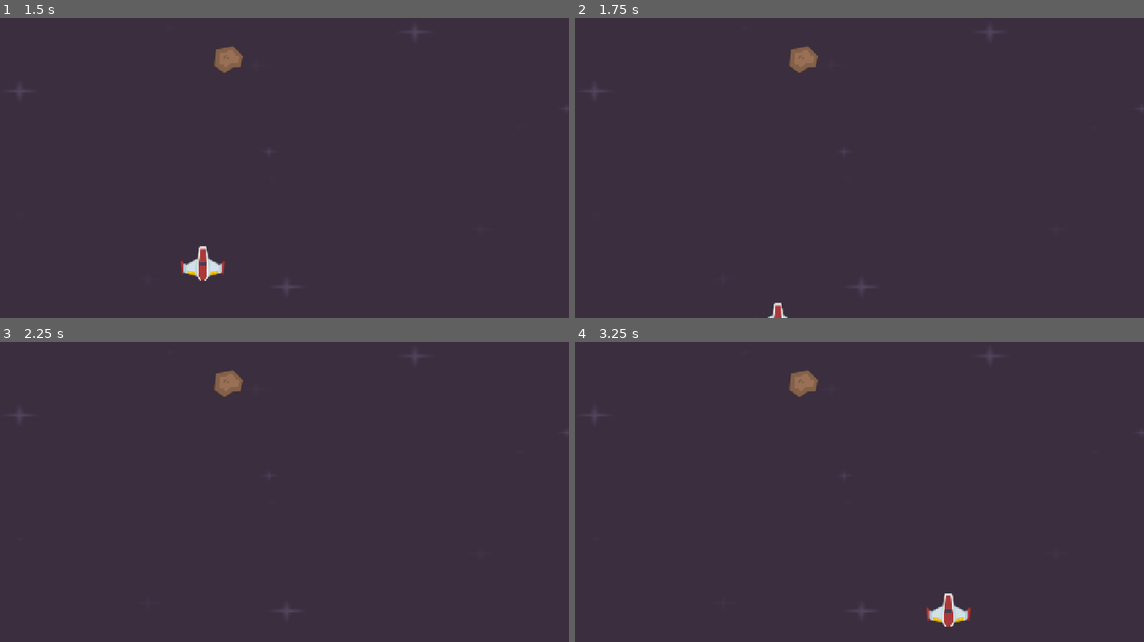
Above: before the commit, frames 1-4 (two rows, left to right).
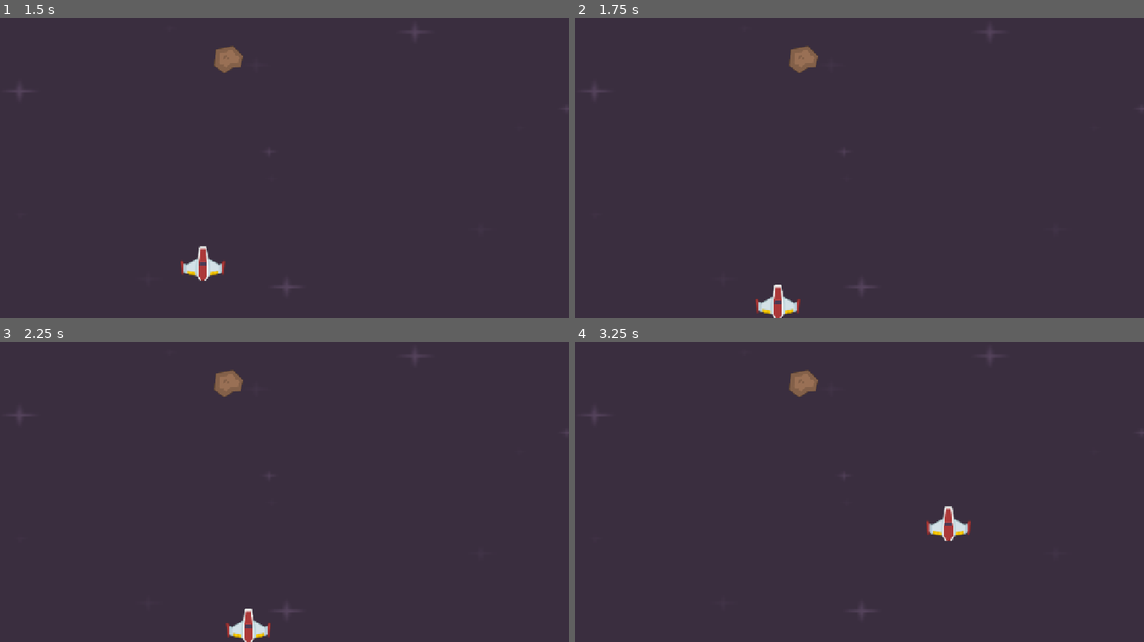
Above: after the commit, the same moments.

Repository: ORGinalBIbEK/space-shooter
Game: Godot game, scene res://scenes/level.tscn
Same seed, same stepped clock (60 frames per second), same inputs: the game is played once before the commit and once after it.
Inputs:
- Up to frame 1 (1.5 s): tap Enter at 0.5 s; hold Right (right) 0.53-1.28 s; hold Down (down) from 1.28 s (still down)
- Up to frame 2 (1.75 s): keep holding Down (down)
- Up to frame 3 (2.25 s): release Down (down) at 2.03 s; hold Right (right) from 2.03 s (still down)
- Up to frame 4 (3.25 s): release Right (right) at 2.78 s; hold Up (up) from 2.78 s (still down)

Frame 1 is identical in both runs. In frame 2, 0.4% of the frame differs, in the area x 31-40%, y 88-100%; in frame 3, 0.4%; in frame 4, 0.9%, in the area x 61-70%, y 54-95%.

Commit message:
setting up boundry in 4 region

Diff:
--- a/scenes/level.tscn
+++ b/scenes/level.tscn
@@ -7,6 +7,9 @@
 [sub_resource type="RectangleShape2D" id="RectangleShape2D_60jjh"]
 size = Vector2(119, 720)
 
+[sub_resource type="RectangleShape2D" id="RectangleShape2D_w8frs"]
+size = Vector2(1518, 95)
+
 [node name="Level" type="Node2D" unique_id=2099845822]
 
 [node name="bg" type="Sprite2D" parent="." unique_id=1034622610]
@@ -15,7 +18,7 @@
 texture = ExtResource("1_w8frs")
 
 [node name="Player" parent="." unique_id=442333348 instance=ExtResource("1_2q6dc")]
-position = Vector2(0, -13)
+position = Vector2(574, 378)
 
 [node name="Meteor" parent="." unique_id=164773529 instance=ExtResource("3_mx8sn")]
 position = Vector2(529, 145)
@@ -25,5 +28,23 @@
 [node name="StaticBody2D" type="StaticBody2D" parent="Borders" unique_id=1238833708]
 
 [node name="CollisionShape2D" type="CollisionShape2D" parent="Borders/StaticBody2D" unique_id=2007143442]
-position = Vector2(1229, 357)
+position = Vector2(1342, 359)
 shape = SubResource("RectangleShape2D_60jjh")
+
+[node name="StaticBody2D2" type="StaticBody2D" parent="Borders" unique_id=894559557]
+
+[node name="CollisionShape2D" type="CollisionShape2D" parent="Borders/StaticBody2D2" unique_id=1089427313]
+position = Vector2(-61, 359)
+shape = SubResource("RectangleShape2D_60jjh")
+
+[node name="StaticBody2D3" type="StaticBody2D" parent="Borders" unique_id=1057913448]
+
+[node name="CollisionShape2D" type="CollisionShape2D" parent="Borders/StaticBody2D3" unique_id=431994594]
+position = Vector2(642, -47.5)
+shape = SubResource("RectangleShape2D_w8frs")
+
+[node name="StaticBody2D4" type="StaticBody2D" parent="Borders" unique_id=1746773103]
+
+[node name="CollisionShape2D" type="CollisionShape2D" parent="Borders/StaticBody2D4" unique_id=1076275244]
+position = Vector2(635, 769)
+shape = SubResource("RectangleShape2D_w8frs")
